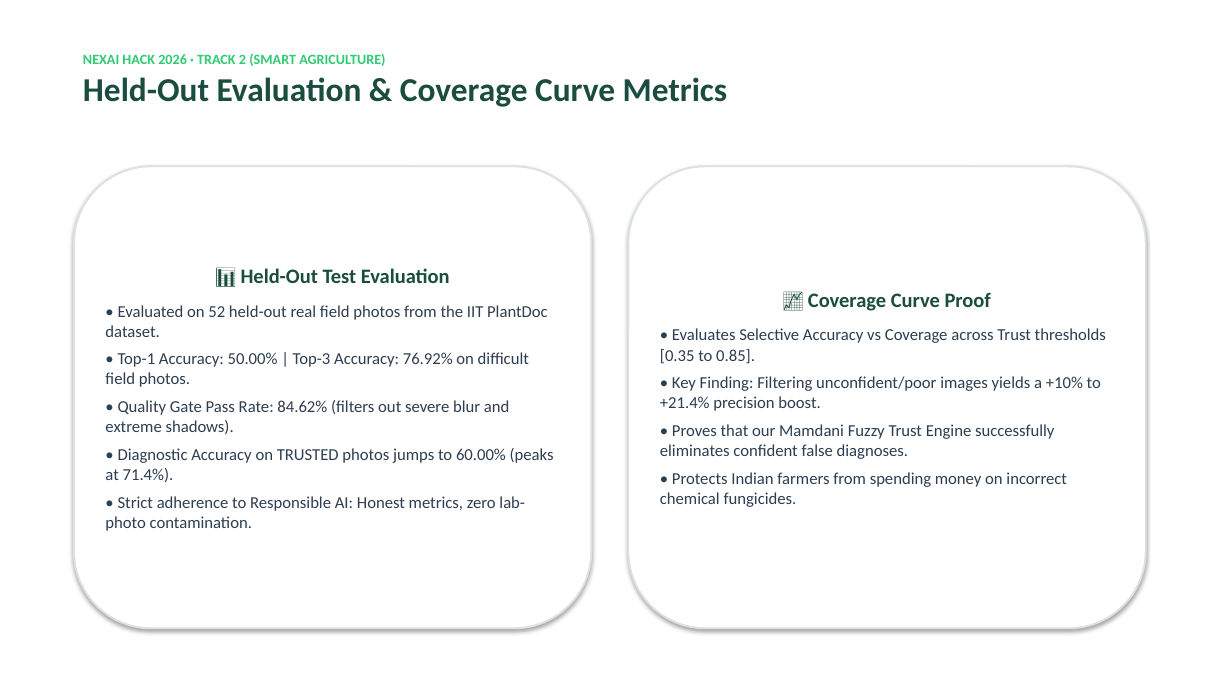
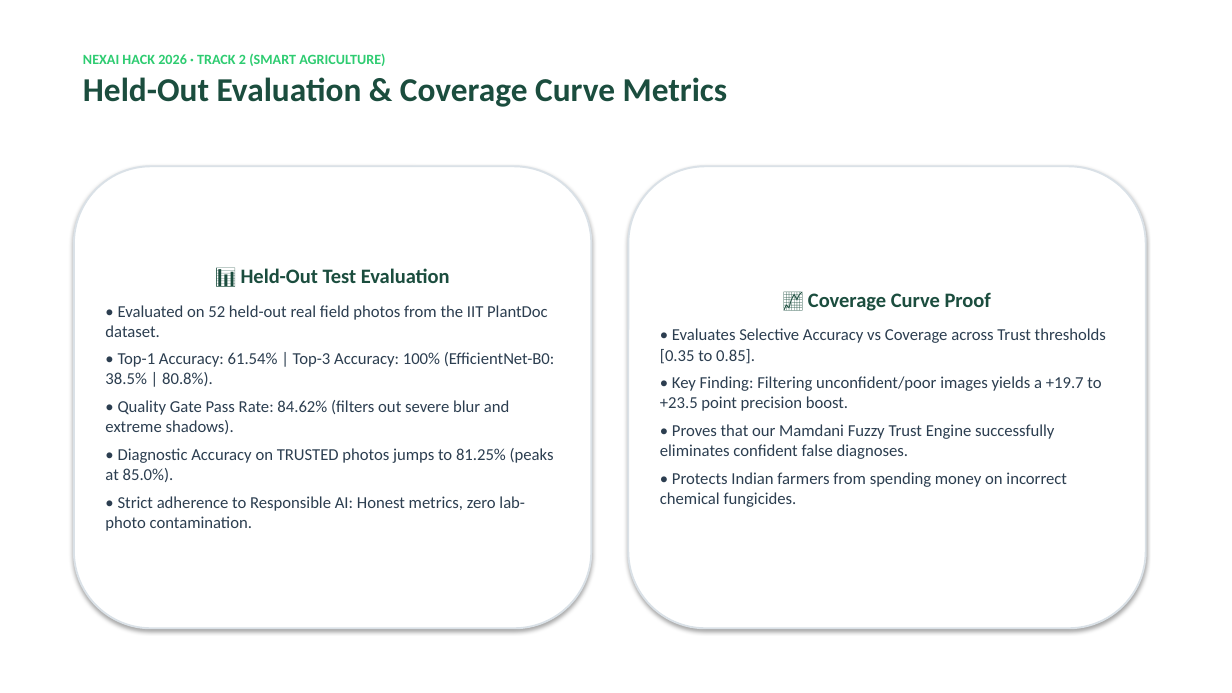
Before and after one commit to rohithkrishnaak/PlantDoc, a slide deck: slide 5 of PlantDoc_Pitch_Deck.pptx. Drawn at 1232x693 pixels with LibreOffice and Linux fonts; fonts in the diff are those of the drawing. Boxes give left, top, right and bottom in pixels: in the first picture for what was removed or moved away, otherwise in the second. Text is boxed around its words. In the diff, an @@ line names an element or a change of style, - is before the commit and + after.

```diff
--- a/PlantDoc_Pitch_Deck.pptx
+++ b/PlantDoc_Pitch_Deck.pptx
@@ text in rounded rectangle at [105, 352, 554, 386]: text changed @@
-• Top-1 Accuracy: 50.00% | Top-3 Accuracy: 76.92% on difficult field photos.
+• Top-1 Accuracy: 61.54% | Top-3 Accuracy: 100% (EfficientNet-B0: 38.5% | 80.8%).
@@ text in rounded rectangle at [660, 376, 1101, 411]: text changed @@
-• Key Finding: Filtering unconfident/poor images yields a +10% to +21.4% precision boost.
+• Key Finding: Filtering unconfident/poor images yields a +19.7 to +23.5 point precision boost.
@@ text in rounded rectangle at [105, 448, 554, 482]: text changed @@
-• Diagnostic Accuracy on TRUSTED photos jumps to 60.00% (peaks at 71.4%).
+• Diagnostic Accuracy on TRUSTED photos jumps to 81.25% (peaks at 85.0%).
```
Also in this commit, not shown: 2 other slides changed, 2 other files.
